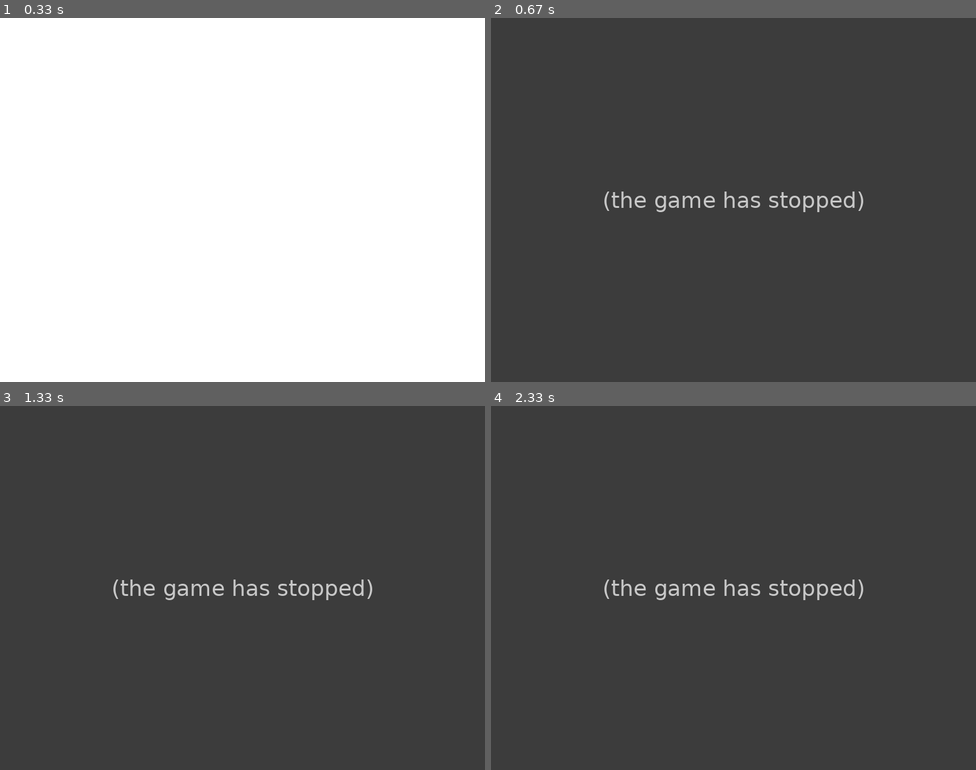
Above: before the commit, frames 1-4 (two rows, left to right).
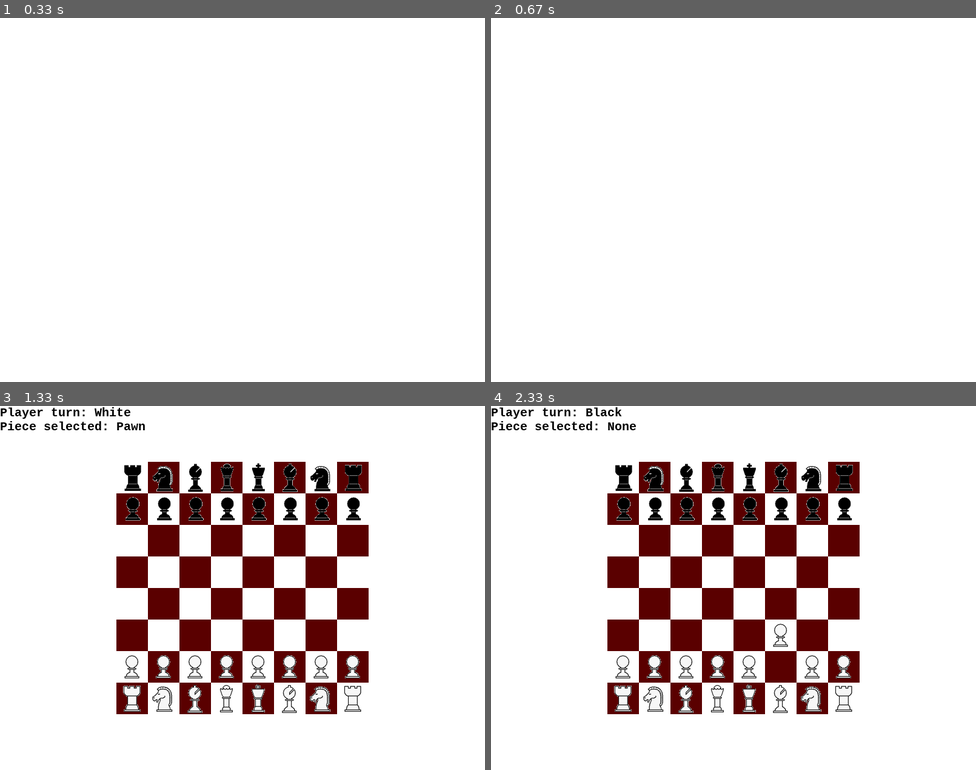
Above: after the commit, the same moments.

Repository: cknolla/pygame-chess
Game: pygame game, started from main.py
Same seed, same stepped clock (60 frames per second), same inputs: the game is played once before the commit and once after it.
Inputs (mouse positions are in pixels of both pictures, inside the frame that each line leads up to):
- Up to frame 1 (0.33 s): no input
- Up to frame 2 (0.67 s): hold R from 0.33 s (still down)
- Up to frame 3 (1.33 s): release R at 0.8 s; move the mouse to (291, 668) at 0.83 s; click (291, 668) at 1 s
- Up to frame 4 (2.33 s): click (733, 588) at 1.57 s; move the mouse to (791, 620) at 1.97 s; click (791, 620) at 2.23 s

Frame 1 is identical in both runs. In frame 2, 100% of the frame differs, in the area x 0-100%, y 0-100%; in frame 3, 99%; in frame 4, 99%.
Error before the commit: ValueError: list.remove(x): x not in list (main.py line 111); the game stopped at 0.35 s (later frames are placeholders)

Commit message:
implemented pawn promotion and some code cleanup

Diff:
--- a/main.py
+++ b/main.py
@@ -12,6 +12,10 @@
 from pygame.locals import (
     K_q,
     K_r,
+    K_1,
+    K_2,
+    K_3,
+    K_4,
     K_ESCAPE,
     KEYDOWN,
     MOUSEBUTTONDOWN,
@@ -20,6 +24,7 @@
 
 SCREEN_WIDTH = 800
 SCREEN_HEIGHT = 600
+FONT_SIZE = 20
 
 
 class Player:
@@ -37,8 +42,10 @@
         self.rect = pygame.Rect(0, 0, self.position_size * 8, self.position_size * 8)
         self.rect.left = (width - self.rect.width) / 2
         self.rect.top = (height - self.rect.height) / 2
+        self.max_rows = 8
+        self.max_cols = 8
         self.positions = [
-            [Position(x, y, self) for y in range(8)] for x in range(8)
+            [Position(x, y, self) for y in range(self.max_rows)] for x in range(self.max_cols)
         ]
 
 
@@ -65,7 +72,7 @@
         return f'<BoardPosition: {self.x}, {self.y}>'
 
     def __str__(self):
-        return f'<BoardPosition: {chr(self.x + 97)}{self.y + 1}>'
+        return f'{chr(self.x + 97)}{self.y + 1}'
 
     def update(self):
         """
@@ -78,7 +85,7 @@
 
 
 class Piece(pygame.sprite.Sprite):
-    def __init__(self, player: Player):
+    def __init__(self, player: Player, icon_config):
         super().__init__()
         self.name = self.__class__.__name__
         self.surface: pygame.Surface = None
@@ -90,6 +97,13 @@
         self.dirty = False  # has moved
         self.player: Player = player
         player.pieces.append(self)
+        self.set_image(icon_config.get(self.player.color).get(self.name))
+
+    def __repr__(self):
+        return f'<{self.__class__.__name__} @ {self.position.__repr__()}>'
+
+    def __str__(self):
+        return f'{self.__class__.__name__} @ {self.position}'
 
     def set_image(self, filename: str):
         self.image = pygame.image.load(filename).convert_alpha()
@@ -198,6 +212,11 @@
             return True
         return False
 
+    def promotion_check(self) -> bool:
+        if (self.player.y_direction < 0 and self.position.y == 0) or (self.player.y_direction > 0 and self.position.y == (self.position.board.max_rows - 1)):
+            return True
+        return False
+
 
 class Rook(Piece):
     def can_move(self, position: Position) -> bool:
@@ -254,8 +273,6 @@
 
 class King(Piece):
     def can_move(self, position: Position) -> bool:
-        # original_position = self.position
-        # original_piece = position.piece
         board = position.board
         # same position
         if self._same_position(position):
@@ -319,8 +336,6 @@
                         rook.set_position(board.positions[self.position.x + 1][y])
                         self.restore_position()
                         return True
-        # self.restore_position()
-        # position.piece = original_piece
         return False
 
     def check_check(self):
@@ -344,29 +359,18 @@
                             piece.restore_position()
                             return False
                         piece.restore_position()
-        # for x in range(self.position.x - 1, self.position.x + 1, 1):
-        #     for y in range(self.position.y - 1, self.position.y + 1, 1):
-        #         try:
-        #             position = board.positions[x][y]
-        #         except IndexError:
-        #             continue
-        #         if self.can_move(position):
-        #             self.position = position
-        #             if not self.check_check():
-        #                 self.position = original_position
-        #                 return False
-        # self.position = original_position
         return True
 
 
-def get_center(parent_surface: pygame.Surface, child_surface: pygame.Surface):
-    return ((parent_surface.get_width() - child_surface.get_width()) / 2,
-            (parent_surface.get_height() - child_surface.get_height()) / 2)
+# def get_center(parent_surface: pygame.Surface, child_surface: pygame.Surface):
+#     return ((parent_surface.get_width() - child_surface.get_width()) / 2,
+#             (parent_surface.get_height() - child_surface.get_height()) / 2)
 
 
 class State(IntEnum):
     PIECE_SELECT = 0
     MOVE = 1
+    PAWN_PROMOTION = 2
 
 
 class GameSession:
@@ -394,7 +398,7 @@
         self.screen.blit(self.background, (0, 0))
         self.clock = pygame.time.Clock()
         self.fps = fps
-        self.font = pygame.font.SysFont('mono', 20, bold=True)
+        self.font = pygame.font.SysFont('mono', FONT_SIZE, bold=True)
         self.check_text = ''
         self.all_sprites = pygame.sprite.Group()
         self.game_pieces = pygame.sprite.Group()
@@ -407,6 +411,8 @@
         self.inactive_player = None
         self.state = None
         self.selected_piece = None
+        self.icon_config = self._load_icons()
+        self.layout_config = self._load_layout()
         self.pieces = []
         self._reset()
 
@@ -416,11 +422,7 @@
         self.inactive_player = self.players[1]
         self.state = self.game_session.state
         self.selected_piece = self.game_session.selected_piece
-        for player in self.players:
-            for piece in player.pieces:
-                piece.kill()
-            player.pieces = []
-        self.pieces = []
+        self._remove_pieces()
         self._load_pieces()
         self._draw()
 
@@ -429,25 +431,49 @@
         self.active_player = self.inactive_player
         self.inactive_player = old_active
 
-    def _load_pieces(self):
-
+    @staticmethod
+    def _load_icons():
+        icon_filename = 'icons.json'
+        with open(icon_filename) as icon_config_file:
+            icon_config = json.load(icon_config_file)
+        return icon_config
+
+    @staticmethod
+    def _load_layout():
         layout_filename = 'piece_layout.json'
-        icon_filename = 'icons.json'
-        piece_types = [King, Queen, Rook, Bishop, Knight, Pawn]
         with open(layout_filename) as layout_config_file:
             layout_config = json.load(layout_config_file)
-        with open(icon_filename) as icon_config_file:
-            icon_config = json.load(icon_config_file)
+        return layout_config
+
+    def _load_piece(self, piece_class, player: Player, position: Position):
+        piece = piece_class(player, self.icon_config)
+        piece.set_position(position)
+        self.pieces.append(piece)
+        self.game_pieces.add(piece)
+        self.all_sprites.add(piece)
+
+    def _load_pieces(self):
+        piece_types = [King, Queen, Rook, Bishop, Knight, Pawn]
         for player in reversed(self.players):
             for piece_type in piece_types:
-                positions = layout_config.get(player.color).get(piece_type.__name__)
+                positions = self.layout_config.get(player.color).get(piece_type.__name__)
                 for position in positions:
-                    piece = piece_type(player)
-                    piece.set_image(icon_config.get(player.color).get(piece_type.__name__))
-                    piece.set_position(self.board.positions[position.get('x')][position.get('y')])
-                    self.pieces.append(piece)
-                    self.game_pieces.add(piece)
-                    self.all_sprites.add(piece)
+                    self._load_piece(piece_type, player, self.board.positions[position.get('x')][position.get('y')])
+
+    def _remove_piece(self, piece: Piece):
+        piece.player.pieces.remove(piece)
+        self.pieces.remove(piece)
+        position = piece.position
+        position.piece = None
+        piece.kill()
+        piece.position = None
+        # self.game_pieces.remove(piece)
+        # self.all_sprites.remove(piece)
+
+    def _remove_pieces(self):
+        pieces = self.pieces.copy() # create a temp copy of self.pieces to avoid removing from list while iterating over it
+        for piece in pieces:
+            self._remove_piece(piece)
 
     def run(self):
         """
@@ -462,20 +488,22 @@
             for event in pygame.event.get():
                 if event.type == QUIT or (event.type == KEYDOWN and event.key in [K_ESCAPE, K_q]):
                     running = False
-                if event.type == MOUSEBUTTONDOWN:
+                elif event.type == MOUSEBUTTONDOWN:
                     self._act(event.pos, event.button)
-                if event.type == KEYDOWN and event.key == K_r:
+                elif event.type == KEYDOWN and event.key == K_r:
                     self._reset()
+                elif self.state == State.PAWN_PROMOTION and event.type == KEYDOWN and event.key in (K_1, K_2, K_3, K_4):
+                    self._pawn_promote(event.key)
 
         pygame.quit()
 
     def _act(self, pos: tuple, button: int):
-        if button == 1 and self.board.rect.collidepoint(pos):
+        if button == 1 and self.board.rect.collidepoint(*pos):
             player = self.active_player
             if self.state == State.PIECE_SELECT:
                 for piece in player.pieces:
                     if piece.rect.collidepoint(*pos):
-                        print(f'Selected {player.color} {piece.name}')
+                        print(f'Selected {player.color} {piece}')
                         self.state = State.MOVE
                         self.selected_piece = piece
                         self._draw()
@@ -495,34 +523,18 @@
                                 self.selected_piece.restore_position()
                                 print(f'Moving {player.color} {self.selected_piece.name} to {position}')
                                 if position.piece is not None:
-                                    print(f'Defeated {position.piece.player.color} {position.piece.name}')
+                                    print(f'Defeated {position.piece.player.color} {position.piece}')
                                     # position.piece.player.pieces.remove(position.piece)
-                                    position.piece.kill()
-                                    if position.piece.name == 'King':
-                                        self._reset()
-                                        return
+                                    # position.piece.kill()
+                                    self._remove_piece(position.piece)
                                 self.selected_piece.set_position(position)
                                 self.selected_piece.dirty = True
-                                self.selected_piece = None
-                                self._next_player()
-                                for piece in self.active_player.pieces:
-                                    if piece.name == 'King':
-                                        # print('Check checking')
-                                        in_check = piece.check_check()
-                                        if in_check:
-                                            self.check_text = f'{self.active_player.color} in check!'
-                                            in_checkmate = piece.checkmate_check()
-                                            if in_checkmate:
-                                                self.check_text = f'{self.active_player.color} CHECKMATE. Press R to reset'
-                                        else:
-                                            self.check_text = ''
-                                            # in_checkmate = piece.checkmate_check(inactive_player)
-                                            # if in_checkmate:
-                                            #     print(f'{self.active_player.color} checkmate! You lose!')
-                                            #     self.reset()
+                                if self.selected_piece.name == 'Pawn' and self.selected_piece.promotion_check():
+                                    self.state = State.PAWN_PROMOTION
+                                    self._draw_text(f'Pawn promotion: 1. Queen, 2. Knight, 3. Rook, 4. Bishop', (0, SCREEN_HEIGHT - FONT_SIZE), (0, 0, 0))
+                                else:
+                                    self._end_turn()
                                 self._draw()
-                                self.state = State.PIECE_SELECT
-
                             else:
                                 print(f'Movement to {position} not legal')
         elif button == 3 and self.state == State.MOVE:
@@ -531,6 +543,38 @@
             print('Canceled piece selection')
             self._draw()
 
+    def _end_turn(self):
+        self.selected_piece = None
+        self._next_player()
+        for piece in self.active_player.pieces:
+            if piece.name == 'King':
+                # print('Check checking')
+                in_check = piece.check_check()
+                if in_check:
+                    self.check_text = f'{self.active_player.color} in check!'
+                    in_checkmate = piece.checkmate_check()
+                    if in_checkmate:
+                        self.check_text = f'{self.active_player.color} CHECKMATE. Press R to reset'
+                else:
+                    self.check_text = ''
+        self.state = State.PIECE_SELECT
+
+    def _pawn_promote(self, key):
+        position = self.selected_piece.position
+        self._remove_piece(self.selected_piece)
+        # generate new piece
+        if key == K_1:
+            piece_type = Queen
+        elif key == K_2:
+            piece_type = Knight
+        elif key == K_3:
+            piece_type = Rook
+        else:
+            piece_type = Bishop
+        self._load_piece(piece_type, self.active_player, position)
+        self._end_turn()
+        self._draw()
+
     def _draw(self):
         for sprite in self.all_sprites:
             self.screen.blit(sprite.surface, sprite.rect)
